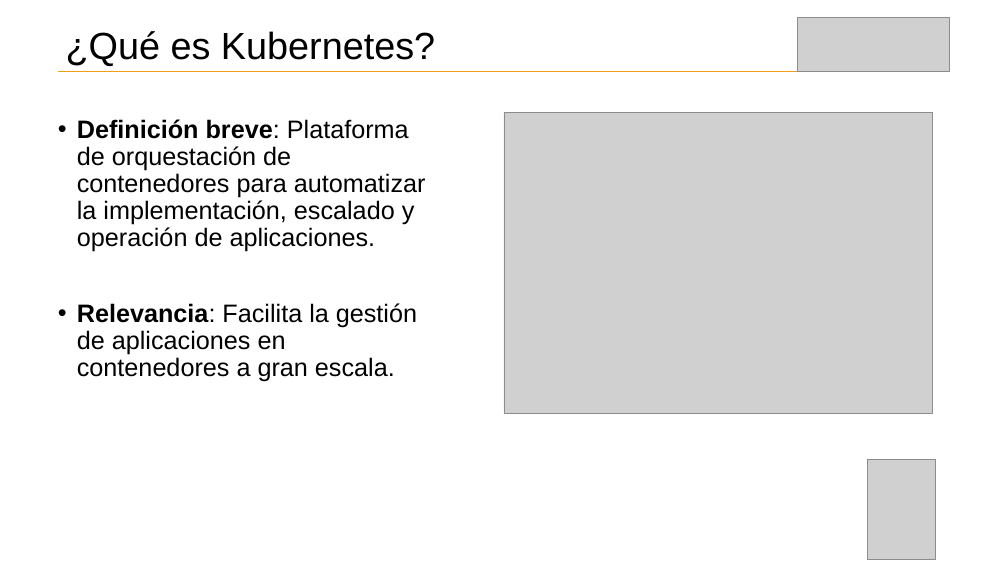
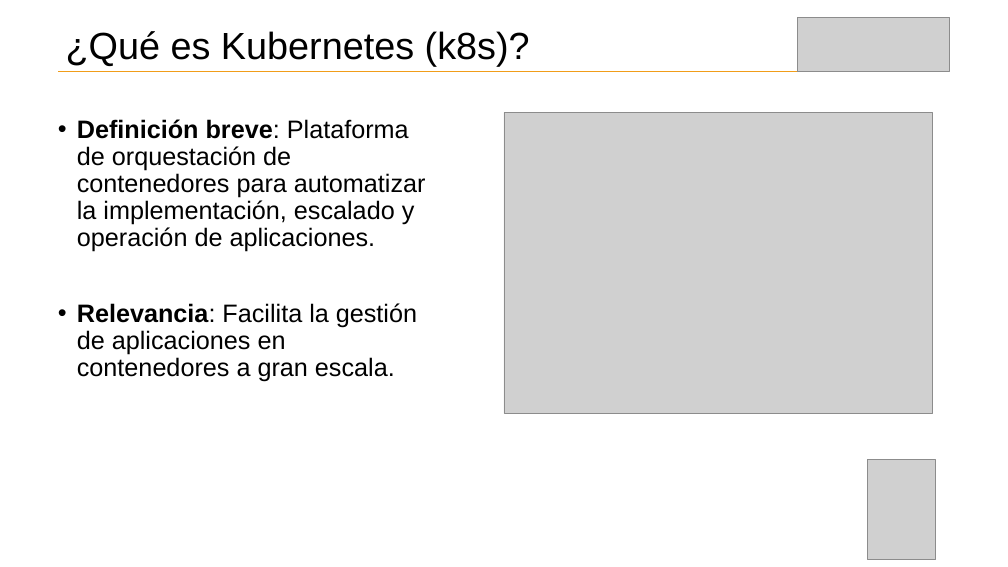
Before and after one commit to myworkshops/argo-workflows, a slide deck: slide 3 of documentation/argoworkflows.pptx. Drawn at 1008x567 pixels with LibreOffice and Linux fonts; fonts in the diff are those of the drawing; grey boxes stand for pictures. Boxes give left, top, right and bottom in pixels: in the first picture for what was removed or moved away, otherwise in the second. Text is boxed around its words. In the diff, an @@ line names an element or a change of style, - is before the commit and + after.

```diff
--- a/documentation/argoworkflows.pptx
+++ b/documentation/argoworkflows.pptx
@@ title at [66, 31, 530, 66]: text changed @@
-¿Qué es Kubernetes?
+¿Qué es Kubernetes (k8s)?
```
Also in this commit, not shown: 2 other slides changed, 1 slide added, 1 slide removed.
